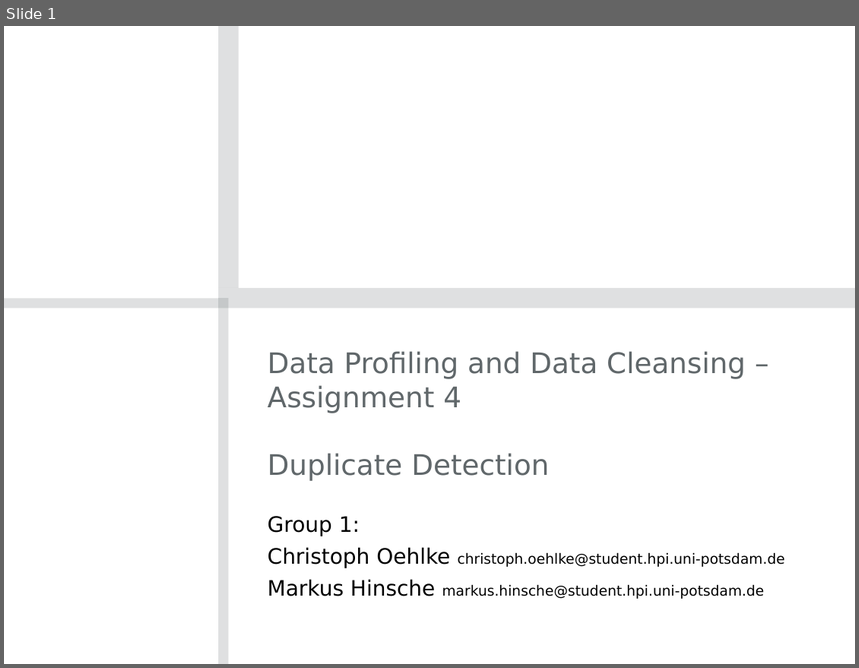
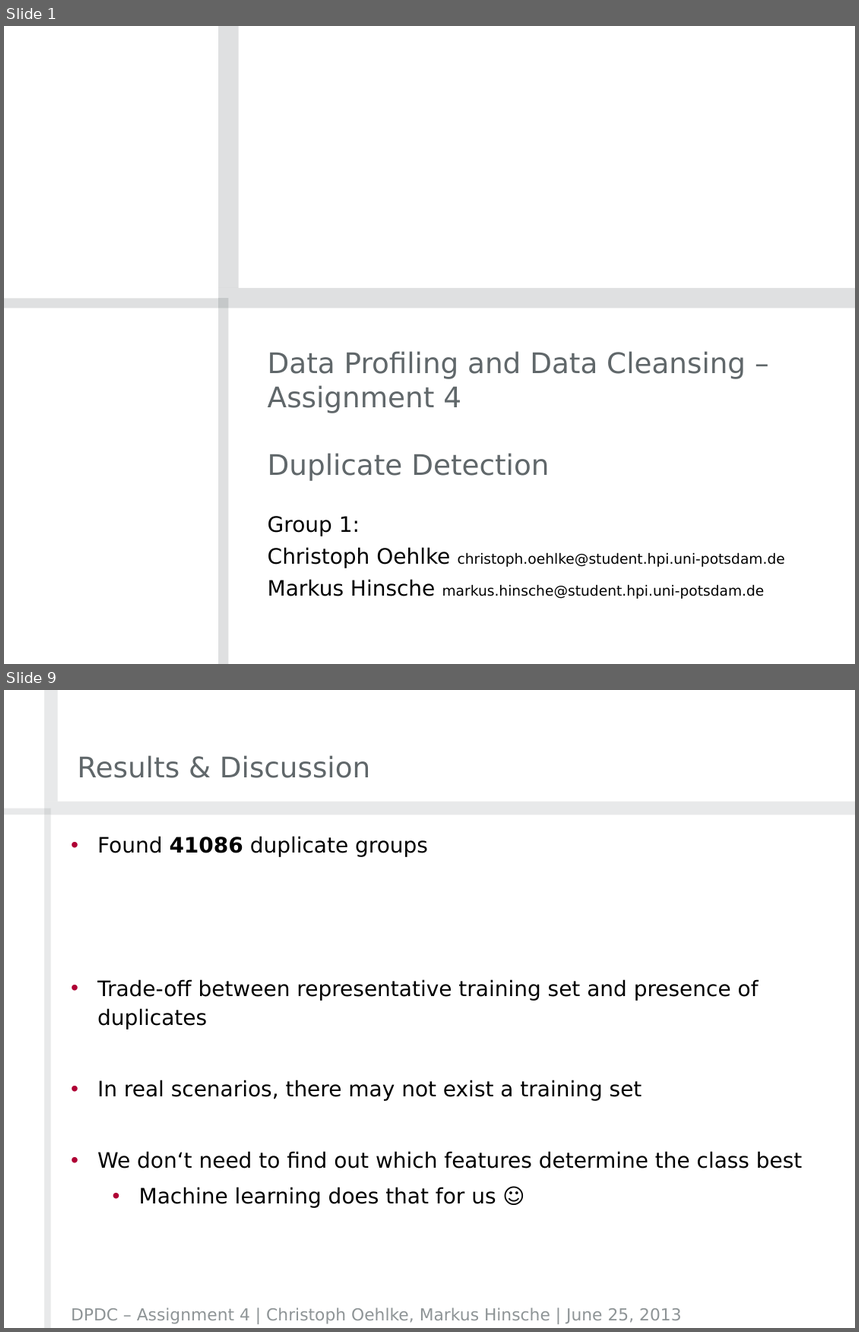
Before and after one commit to crizzy/dpdc-exercises, a slide deck: exercise4/DPDCAssignment4Group01.pptx. Shown one above the other, each under a label of ours: slide 1 before the commit, slides 1 and 9 after it; the slides between them are not shown. The pictures are 859x668 and 859x1332 pixels, drawn with LibreOffice and Linux fonts; fonts in the diff are those of the drawing; background and template pictures are left out. Boxes give left, top, right and bottom in pixels: in the first picture for what was removed or moved away, otherwise in the second. Text is boxed around its words. In the diff, an @@ line names an element or a change of style, - is before the commit and + after.

```diff
--- a/exercise4/DPDCAssignment4Group01.pptx
+++ b/exercise4/DPDCAssignment4Group01.pptx
@@ slide 9 added at (4,690,855,1328), background #FFFFFF @@
@@ title added at (77,755,370,778), 24 pt, text #60676A @@
+Results & Discussion
@@ group added at (4,690,855,1328): 4 rectangles @@
@@ text added at (97,836,803,1208), 18 pt, text #000000 @@
+• Found 41086 duplicate groups
+• Trade-off between representative training set and presence of duplicates
+• In real scenarios, there may not exist a training set
+• We don‘t need to find out which features determine the class best
+  • Machine learning does that for us ☺
@@ text added at (71,1308,682,1325), 14 pt, text #8E9496 @@
+DPDC – Assignment 4 | Christoph Oehlke, Markus Hinsche | June 25, 2013
```
Also in this commit, not shown: 2 slides changed, 5 other slides added, 3 slides removed.
